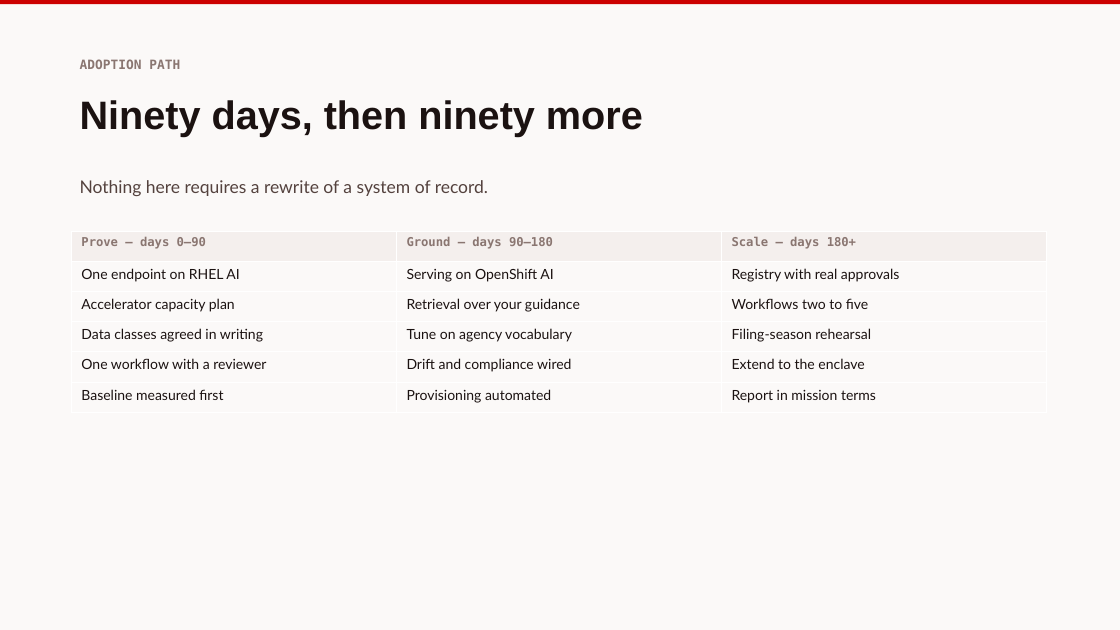
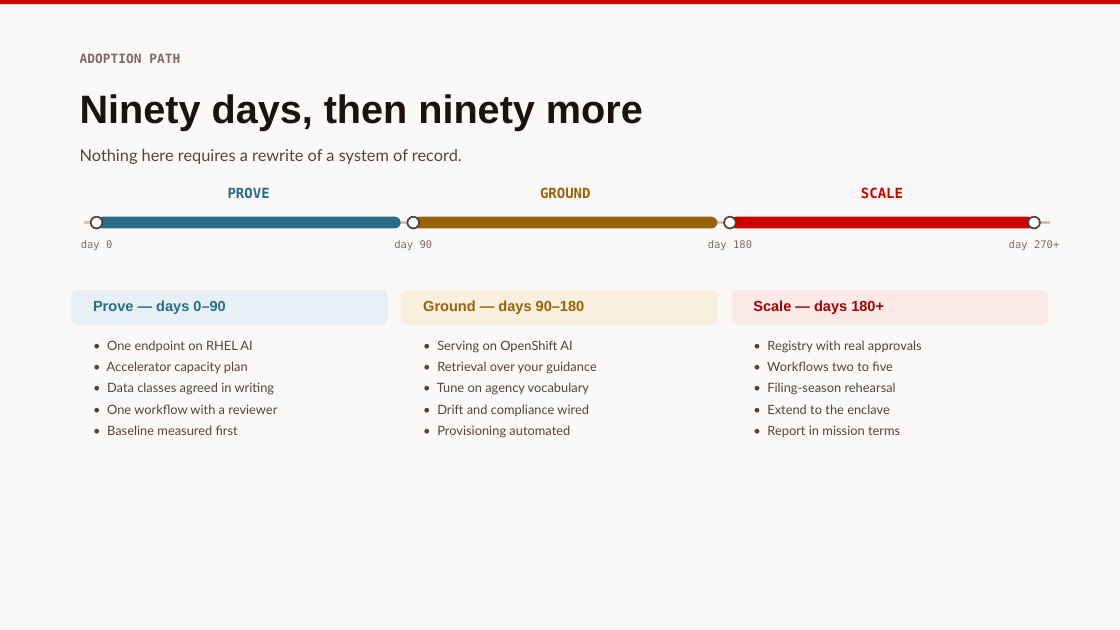
Before and after one commit to nommsweyMX/redhat-ai-tax-labs, a slide deck: slide 7 of slides/exports/redhat-ai-tax-administration.pptx. Drawn at 1120x630 pixels with LibreOffice and Linux fonts; fonts in the diff are those of the drawing. Boxes give left, top, right and bottom in pixels: in the first picture for what was removed or moved away, otherwise in the second. Text is boxed around its words. In the diff, an @@ line names an element or a change of style, - is before the commit and + after.

```diff
--- a/slides/exports/redhat-ai-tax-administration.pptx
+++ b/slides/exports/redhat-ai-tax-administration.pptx
@@ text "ADOPTION PATH" at [80,53,180,63]: text colour #8A7671 to #7E6A64 @@
@@ text "Ninety days, then ninety more": place and size @@
-text "Ninety days, then ninety more" at [80,100,643,137]
+text "Ninety days, then ninety more" at [80,94,643,131]
@@ text "Nothing here requires a rewrite ...": place and size @@
-text "Nothing here requires a rewrite ..." at [80,180,488,196]
+text "Nothing here requires a rewrite ..." at [80,149,462,164]
@@ text "Nothing here requires a rewrite ..." at [80,149,462,164]: size 15 to 14 pt @@
@@ text added at [228,187,270,198], 12 pt, text #286C88, bold @@
+PROVE
@@ text added at [540,187,591,198], 12 pt, text #96620A, bold @@
+GROUND
@@ text added at [861,187,903,199], 12 pt, text #CC0000, bold @@
+SCALE
@@ table removed at [71,231,1047,413], 6 rows, 3 columns @@
-Prove — days 0–90 | Ground — days 90–180 | Scale — days 180+
-One endpoint on RHEL AI | Serving on OpenShift AI | Registry with real approvals
-Accelerator capacity plan | Retrieval over your guidance | Workflows two to five
-Data classes agreed in writing | Tune on agency vocabulary | Filing-season rehearsal
-One workflow with a reviewer | Drift and compliance wired | Extend to the enclave
-Baseline measured first | Provisioning automated | Report in mission terms
@@ line added from (84, 223) to (1050, 223), #CFC2BE 2 pt @@
@@ ellipse added at [91,217,103,229], fill #FFFFFF, outline #54423E 1.5 pt @@
@@ rounded rectangle added at [97,217,401,229], fill #286C88 @@
@@ ellipse added at [408,217,419,229], fill #FFFFFF, outline #54423E 1.5 pt @@
@@ rounded rectangle added at [413,217,718,229], fill #96620A @@
@@ ellipse added at [724,217,736,229], fill #FFFFFF, outline #54423E 1.5 pt @@
@@ rounded rectangle added at [730,217,1034,229], fill #CC0000 @@
@@ ellipse added at [1028,217,1040,229], fill #FFFFFF, outline #54423E 1.5 pt @@
@@ text added at [81,240,112,250], 9 pt, text #7E6A64 @@
+day 0
@@ text added at [394,240,433,250], 9 pt, text #7E6A64 @@
+day 90
@@ text added at [708,240,752,250], 9 pt, text #7E6A64 @@
+day 180
@@ text added at [1009,240,1059,250], 9 pt, text #7E6A64 @@
+day 270+
@@ rounded rectangle added at [71,290,388,325], fill #E7F1F5 @@
@@ rounded rectangle added at [402,290,718,325], fill #F8EFDC @@
@@ rounded rectangle added at [732,290,1049,325], fill #FBEAE8 @@
@@ text added at [93,300,225,314], 12.5 pt, text #286C88, bold @@
+Prove — days 0–90
@@ text added at [423,300,585,314], 12.5 pt, text #96620A, bold @@
+Ground — days 90–180
@@ text added at [753,300,884,314], 12.5 pt, text #A30000, bold @@
+Scale — days 180+
@@ text added at [107,340,277,435], 11 pt, text #54423E @@
+• One endpoint on RHEL AI
+• Accelerator capacity plan
+• Data classes agreed in writing
+• One workflow with a reviewer
+• Baseline measured first
@@ text added at [437,340,597,438], 11 pt, text #54423E @@
+• Serving on OpenShift AI
+• Retrieval over your guidance
+• Tune on agency vocabulary
+• Drift and compliance wired
+• Provisioning automated
@@ text added at [767,340,922,437], 11 pt, text #54423E @@
+• Registry with real approvals
+• Workflows two to five
+• Filing-season rehearsal
+• Extend to the enclave
+• Report in mission terms
```
Also in this commit, not shown: 7 other slides changed, 5 other files.
